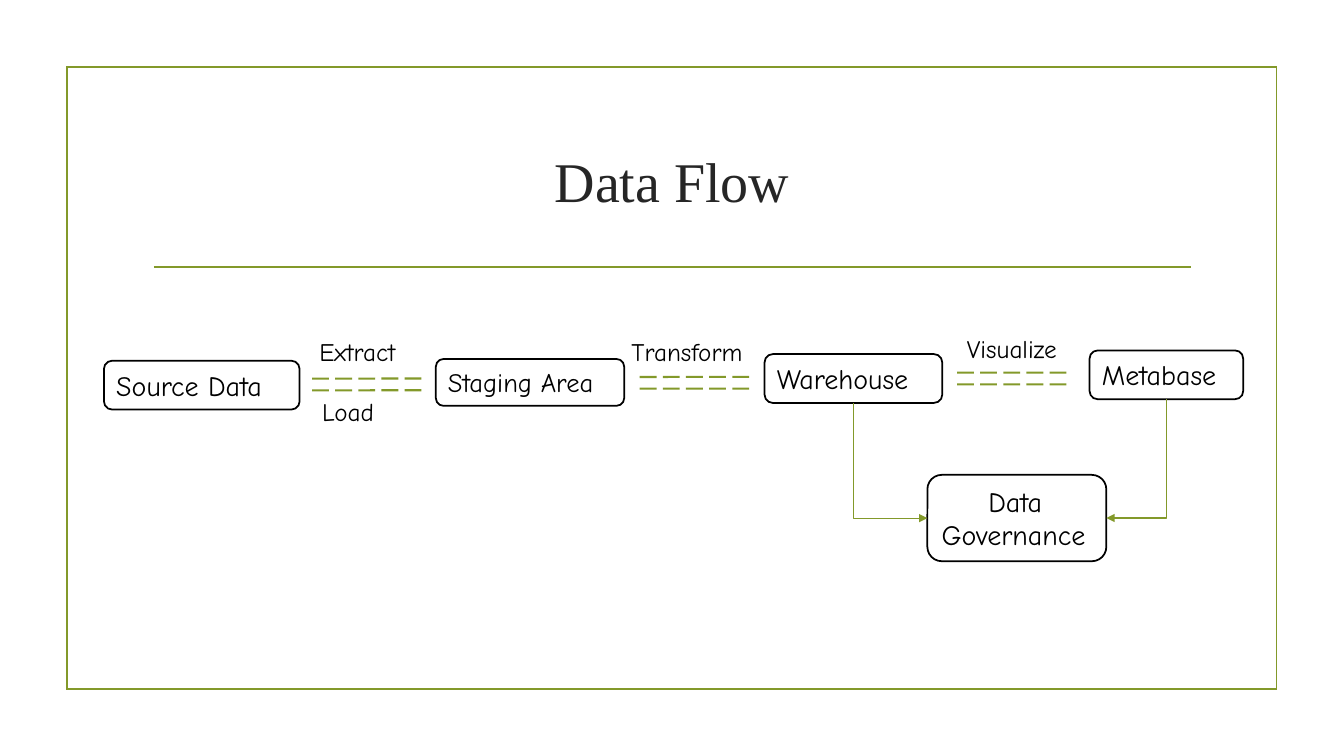
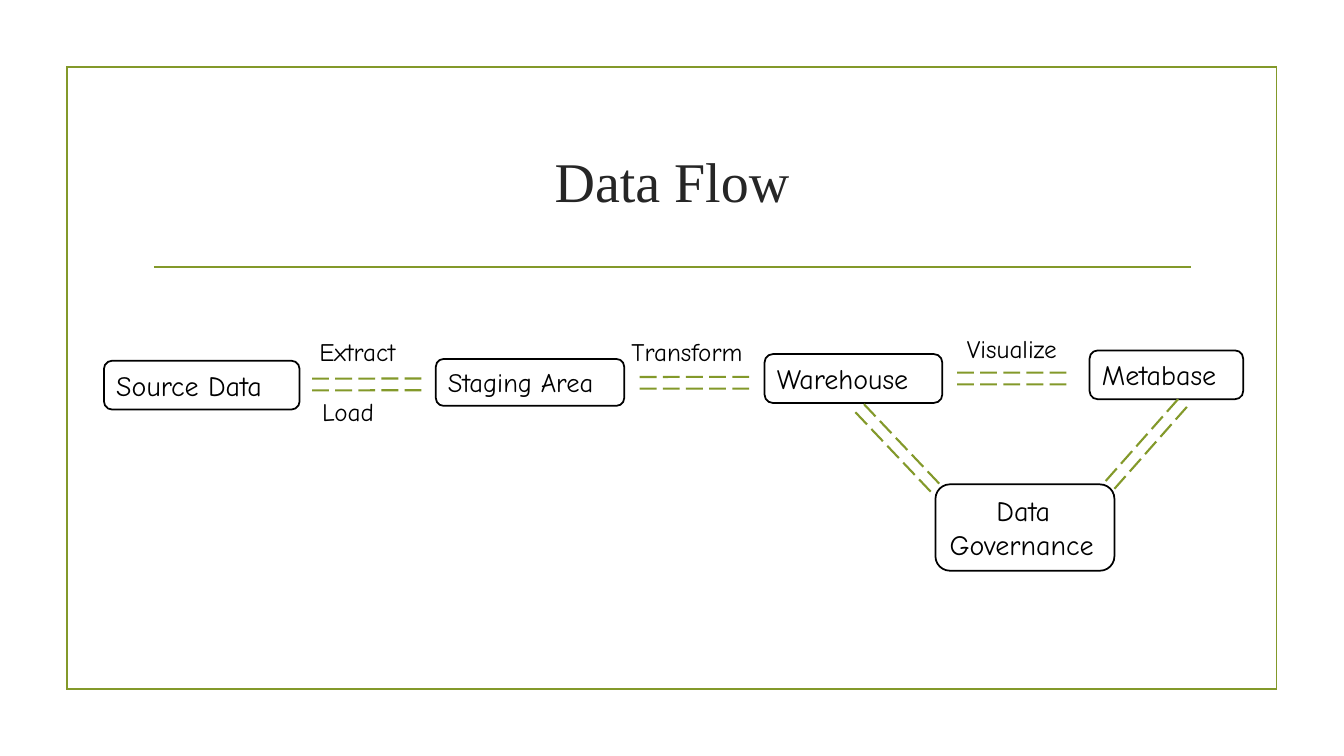
Before and after one commit to MuhammadMuhidin/DataCraft-ELT-Kimball-Modeling-with-Visual-Metabase, a slide deck: slide 3 of DataCraft ELT Kimball Modeling with Visual Metabase.pptx. Drawn at 1344x756 pixels with LibreOffice and Linux fonts; fonts in the diff are those of the drawing; background and template pictures are left out. Boxes give left, top, right and bottom in pixels: in the first picture for what was removed or moved away, otherwise in the second. Text is boxed around its words. In the diff, an @@ line names an element or a change of style, - is before the commit and + after.

```diff
--- a/DataCraft ELT Kimball Modeling with Visual Metabase.pptx
+++ b/DataCraft ELT Kimball Modeling with Visual Metabase.pptx
@@ elbow arrow removed from (854, 403) to (928, 518) @@
@@ line added from (856, 412) to (934, 495), #83992A 1.5 pt dashed @@
@@ line added from (864, 404) to (943, 487), #83992A 1.5 pt dashed @@
@@ line added from (1179, 399) to (1103, 485), #83992A 1.5 pt dashed @@
@@ elbow arrow removed from (1167, 399) to (1107, 518) @@
@@ line added from (1188, 407) to (1112, 492), #83992A 1.5 pt dashed @@
@@ rounded rectangle "Data": place and size @@
-rounded rectangle "Data" at [928, 475, 1107, 562]
+rounded rectangle "Data" at [936, 485, 1115, 572]
```
